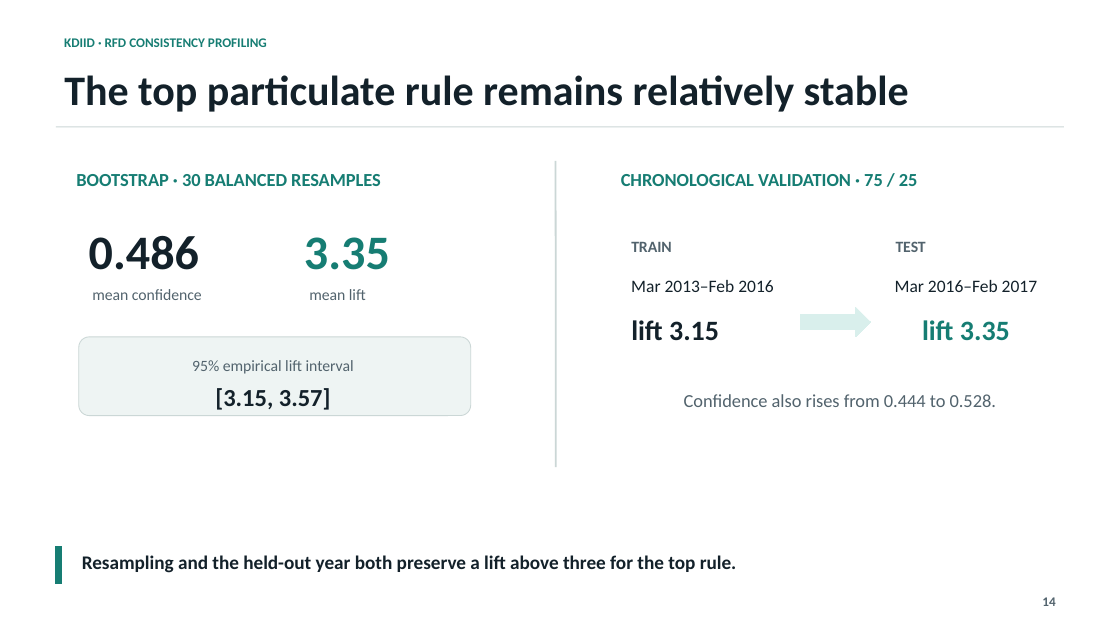
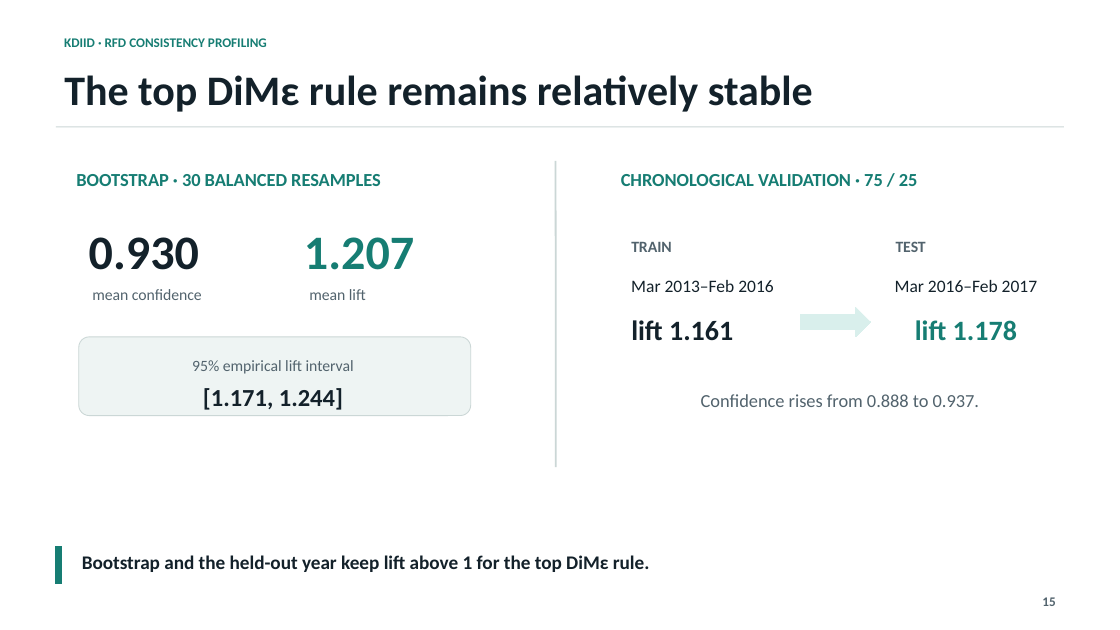
Before and after one commit to matthew-2000/rfd-urban-digital-twin, a slide deck: slide 15 of presentation/kdiid_rfd_presentation.pptx (slide 14 before the commit). Drawn at 1120x630 pixels with LibreOffice and Linux fonts; fonts in the diff are those of the drawing. Boxes give left, top, right and bottom in pixels: in the first picture for what was removed or moved away, otherwise in the second. Text is boxed around its words. In the diff, an @@ line names an element or a change of style, - is before the commit and + after.

```diff
--- a/presentation/kdiid_rfd_presentation.pptx
+++ b/presentation/kdiid_rfd_presentation.pptx
@@ text at (64, 75, 813, 112): text changed @@
-The top particulate rule remains relatively stable
+The top DiMε rule remains relatively stable
@@ text at (89, 237, 199, 270): text changed @@
-0.486
+0.930
@@ text at (304, 237, 414, 270): text changed @@
-3.35
+1.207
@@ text at (631, 320, 733, 341): text changed @@
-lift 3.15
+lift 1.161
@@ text at (915, 320, 1017, 341): text changed @@
-lift 3.35
+lift 1.178
@@ text at (203, 388, 343, 410): text changed @@
-[3.15, 3.57]
+[1.171, 1.244]
@@ text at (701, 394, 979, 407): text changed @@
-Confidence also rises from 0.444 to 0.528.
+Confidence rises from 0.888 to 0.937.
@@ text at (82, 555, 650, 572): text changed @@
-Resampling and the held-out year both preserve a lift above three for the top rule.
+Bootstrap and the held-out year keep lift above 1 for the top DiMε rule.
@@ text at (1042, 597, 1055, 606): text changed @@
-14
+15
```
Also in this commit, not shown: 11 other slides changed, 3 slides added, 2 slides removed, 28 other files.
